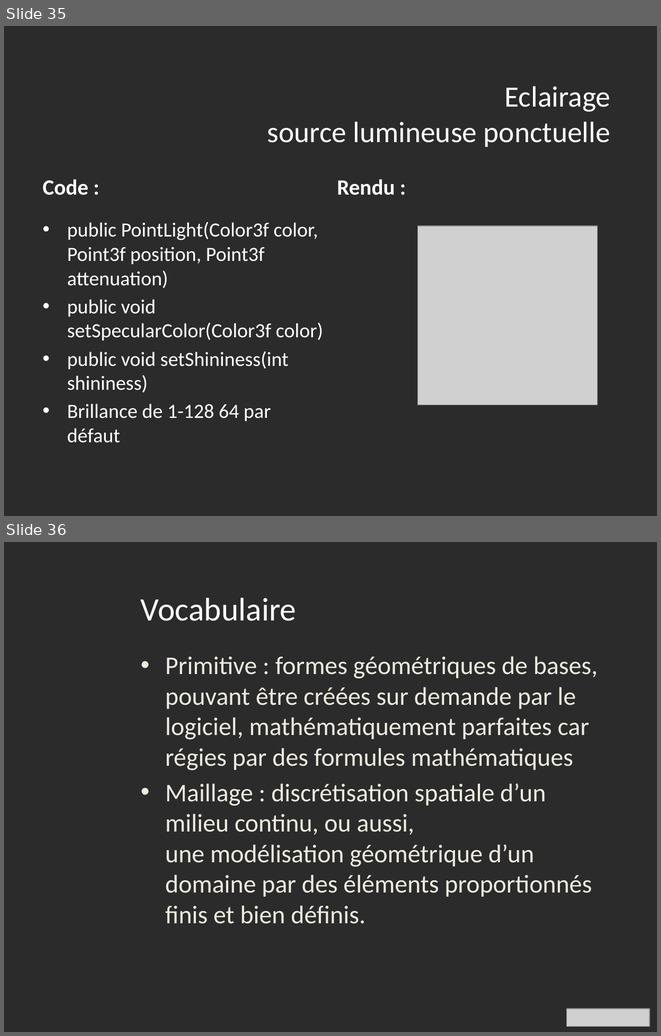
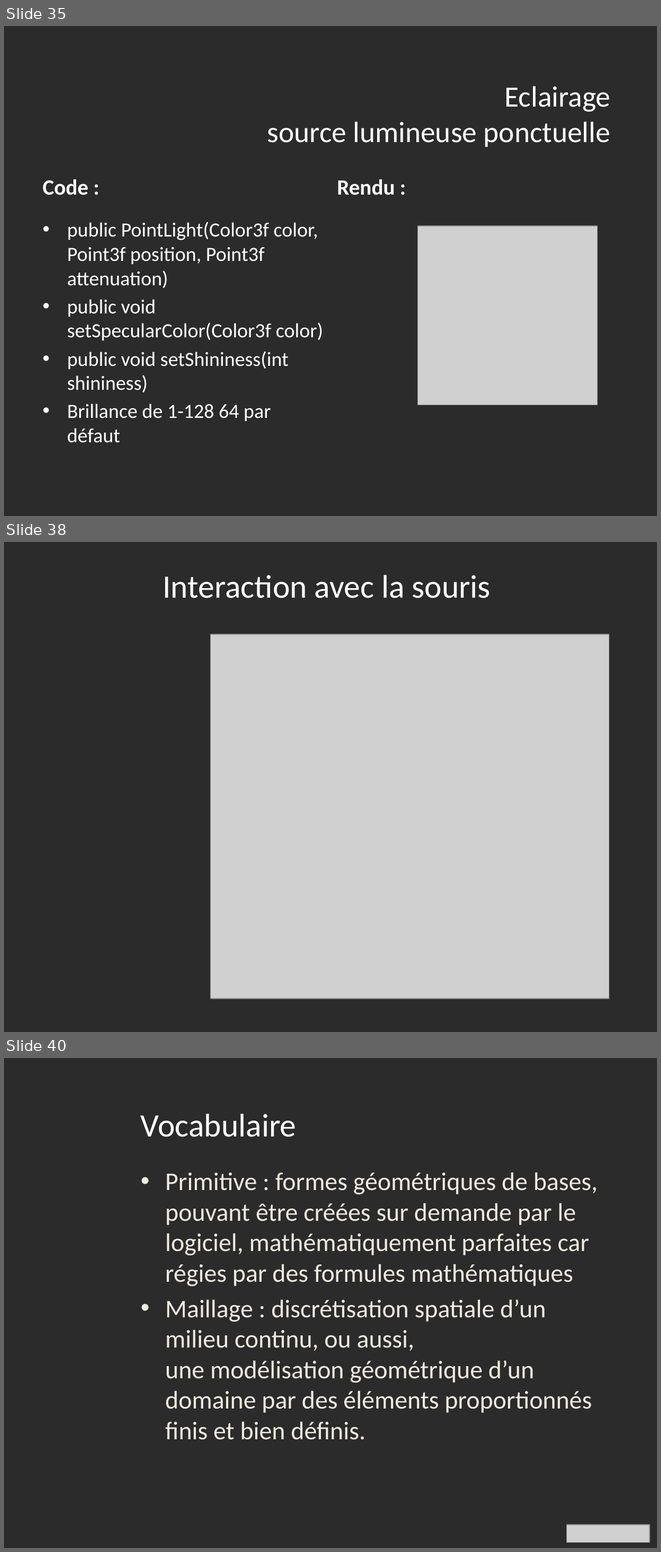
Before and after one commit to IlsanS/Math3D, a slide deck: powerpoint/Presentation1_ilsan.pptx. Shown one above the other, each under a label of ours: slides 35 and 36 before the commit, slides 35, 38 and 40 after it; the slides between them are not shown. The pictures are 661x1036 and 661x1552 pixels, drawn with LibreOffice and Linux fonts; fonts in the diff are those of the drawing; grey boxes stand for pictures; background and template pictures are left out; a plain dark background stands for a picture behind light text. Boxes give left, top, right and bottom in pixels: in the first picture for what was removed or moved away, otherwise in the second. Text is boxed around its words. In the diff, an @@ line names an element or a change of style, - is before the commit and + after.

```diff
--- a/powerpoint/Presentation1_ilsan.pptx
+++ b/powerpoint/Presentation1_ilsan.pptx
@@ slide 38 added at (x1=4, y1=542, x2=657, y2=1032), background picture (left out) @@
@@ title added at (x1=162, y1=575, x2=491, y2=598), 36 pt, text #FFFFFF @@
+Interaction avec la souris
@@ picture added at (x1=210, y1=634, x2=609, y2=998) @@
@@ what was slide 36 is now slide 40 @@
```
Also in this commit, not shown: 1 slide changed, 3 other slides added, 3 other files.
